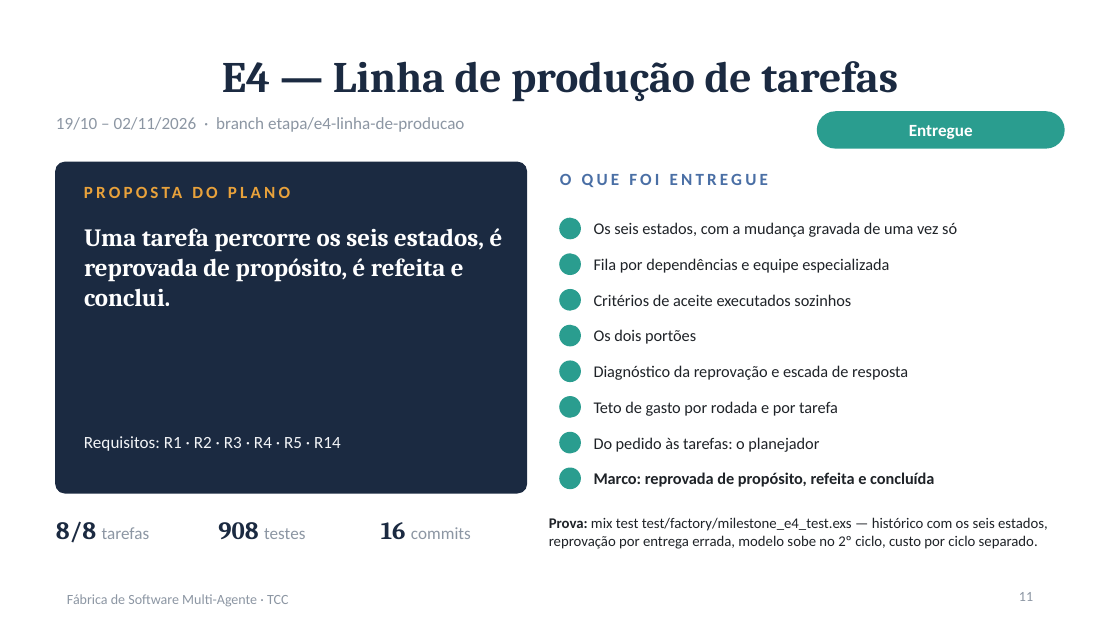
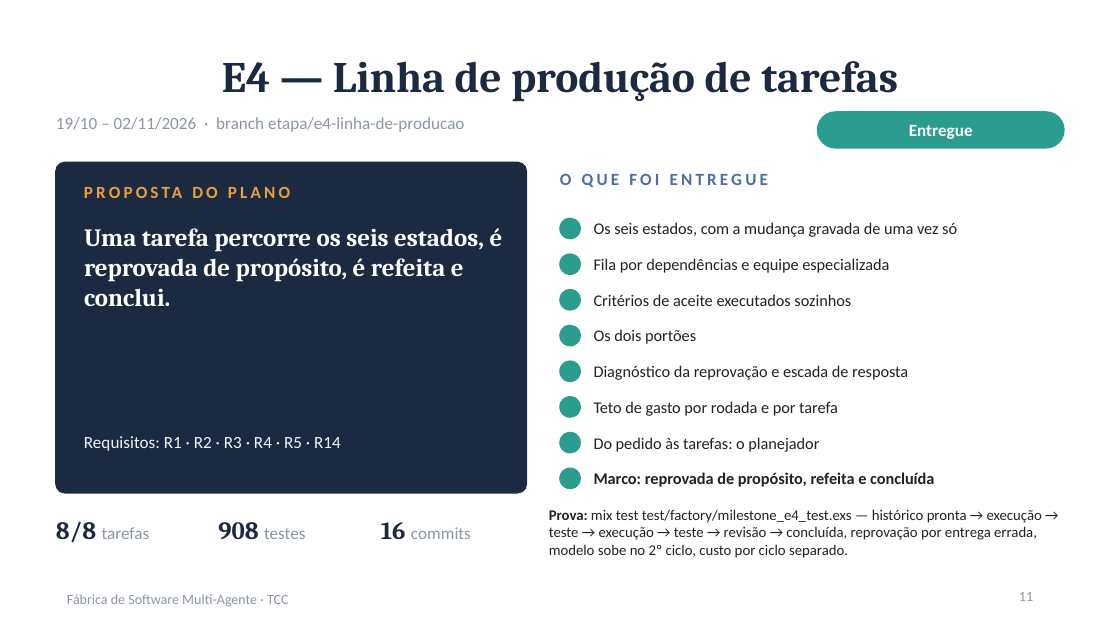
Before and after one commit to enzoconsulo/Generic-Multi-Agents, a slide deck: slide 11 of apresentacao-orientador/apresentacao-principal.pptx. Drawn at 1120x630 pixels with LibreOffice and Linux fonts; fonts in the diff are those of the drawing. Boxes give left, top, right and bottom in pixels: in the first picture for what was removed or moved away, otherwise in the second. Text is boxed around its words. In the diff, an @@ line names an element or a change of style, - is before the commit and + after.

```diff
--- a/apresentacao-orientador/apresentacao-principal.pptx
+++ b/apresentacao-orientador/apresentacao-principal.pptx
@@ text at box(549, 509, 1042, 558): text changed @@
-Prova: mix test test/factory/milestone_e4_test.exs — histórico com os seis estados, reprovação por entrega errada, modelo sobe no 2º ciclo, custo por ciclo separado.
+Prova: mix test test/factory/milestone_e4_test.exs — histórico pronta → execução → teste → execução → teste → revisão → concluída, reprovação por entrega errada, modelo sobe no 2º ciclo, custo por ciclo separado.
```
Also in this commit, not shown: 4 other slides changed, 8 other files.
